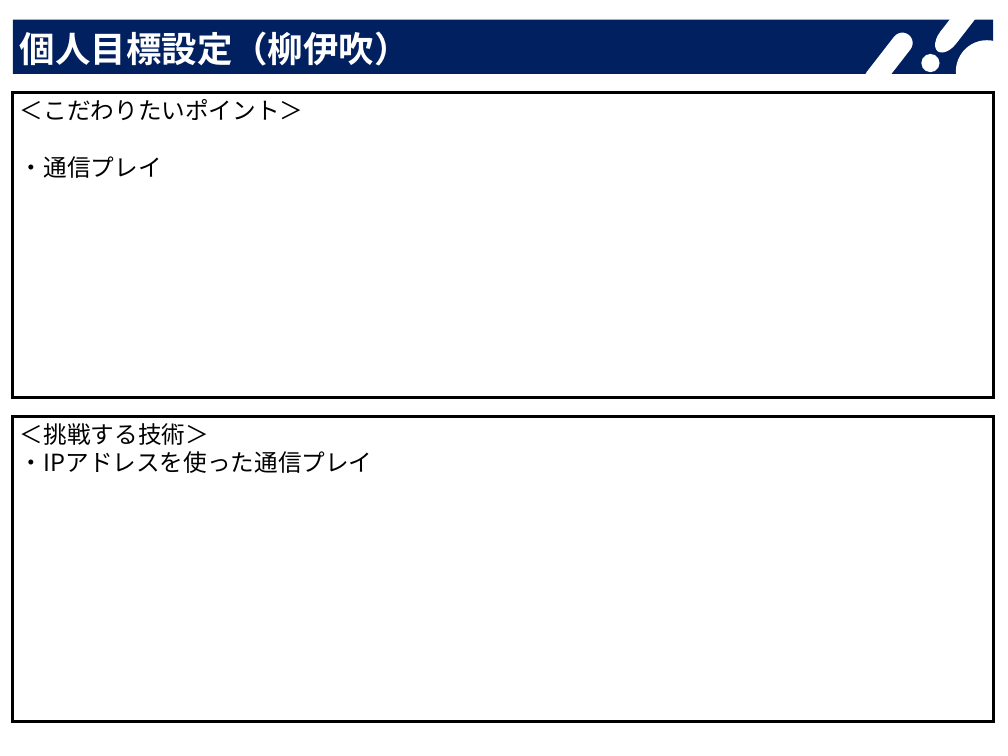
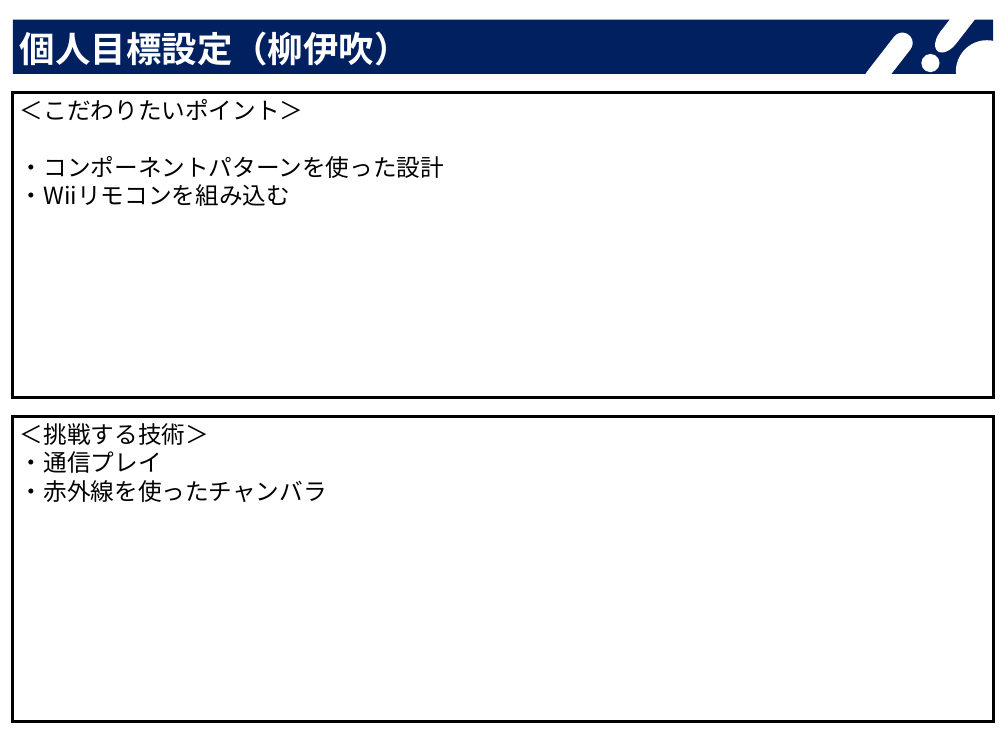
Before and after one commit to thimokasu/2026_Summer_GameDev, a slide deck: slide 5 of ゲーム概要書V2_252_長﨑柊磨.pptx. Drawn at 1008x756 pixels with LibreOffice and Linux fonts; fonts in the diff are those of the drawing. Boxes give left, top, right and bottom in pixels: in the first picture for what was removed or moved away, otherwise in the second. Text is boxed around its words. In the diff, an @@ line names an element or a change of style, - is before the commit and + after.

Commit message:
個人目標修正

```diff
--- a/ゲーム概要書V2_252_長﨑柊磨.pptx
+++ b/ゲーム概要書V2_252_長﨑柊磨.pptx
@@ text in rectangle at (x1=20, y1=156, x2=444, y2=206): text changed @@
-・通信プレイ
+・コンポーネントパターンを使った設計
+・Wiiリモコンを組み込む
@@ text in rectangle at (x1=20, y1=451, x2=327, y2=502): text changed @@
-・IPアドレスを使った通信プレイ
+・通信プレイ
+・赤外線を使ったチャンバラ
```
